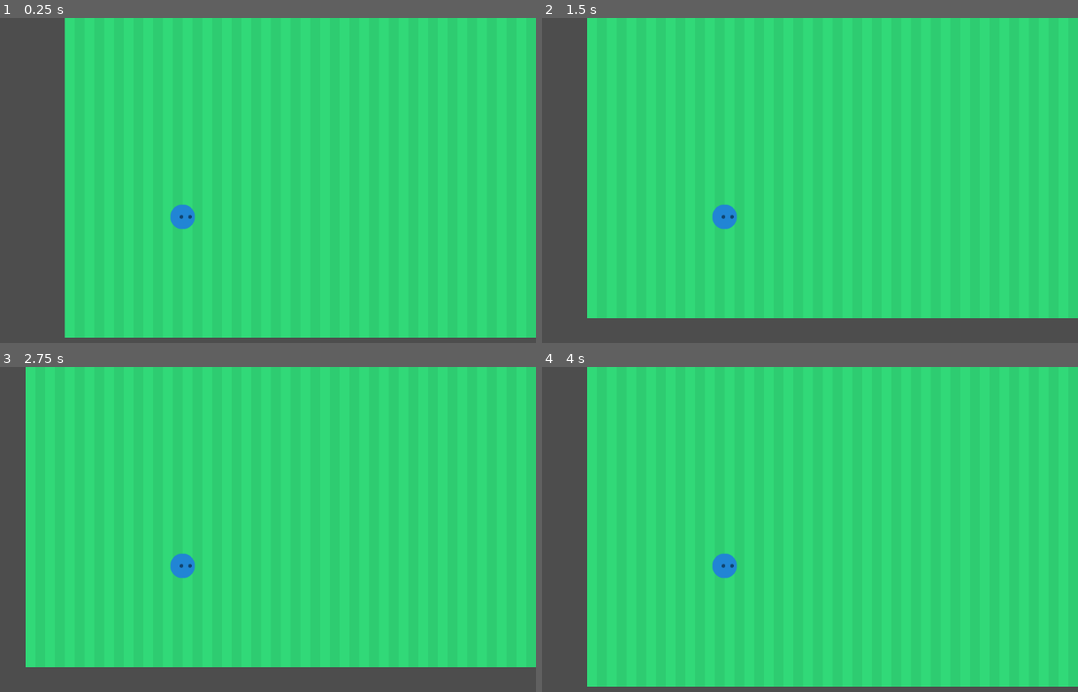
Above: before the commit, frames 1-4 (two rows, left to right).
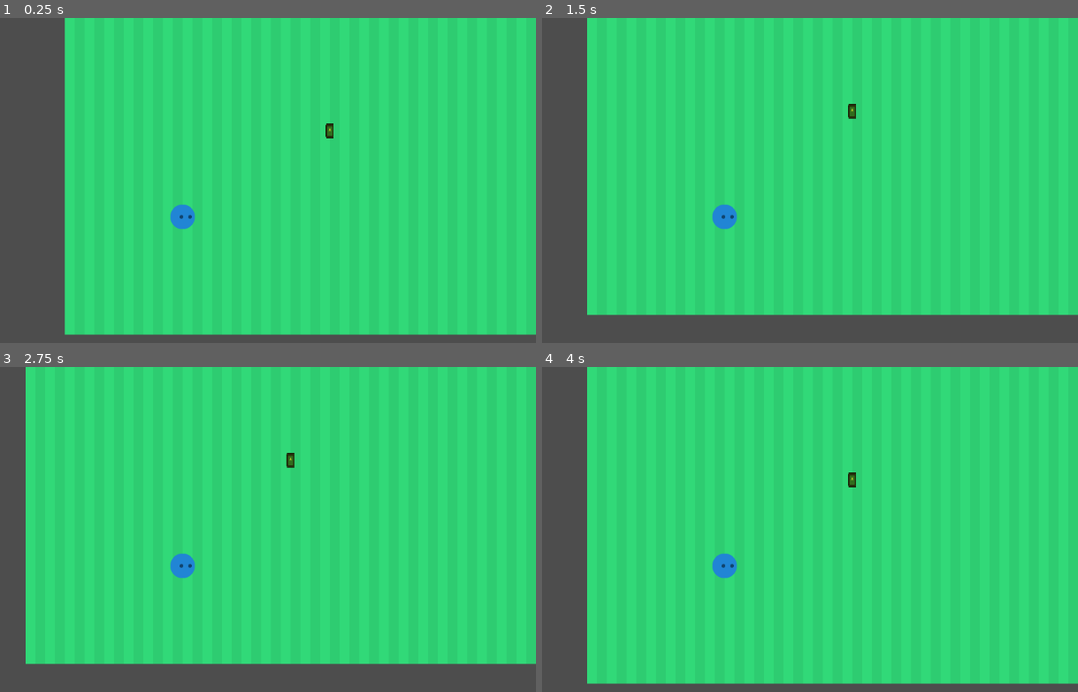
Above: after the commit, the same moments.

Repository: EwickVon-1/Masks
Game: Godot game, scene res://Nodes/Masks.tscn
Same seed, same stepped clock (60 frames per second), same inputs: the game is played once before the commit and once after it. The engine's default icon, where the game draws it, is replaced by a stand-in: a white triangle on a blue panel in a dark square.
Inputs:
- Up to frame 1 (0.25 s): no input
- Up to frame 2 (1.5 s): tap Enter at 0.5 s; hold Right (ui_right) 0.53-1.28 s; tap Space at 1.25 s; hold Down (ui_down) from 1.28 s (still down)
- Up to frame 3 (2.75 s): tap Enter at 2 s; release Down (ui_down) at 2.03 s; hold Right (ui_right) from 2.03 s (still down)
- Up to frame 4 (4 s): tap Space at 2.75 s; release Right (ui_right) at 2.78 s; hold Up (ui_up) 2.78-3.53 s; tap Enter at 3.5 s; hold Left (ui_left) from 3.53 s (still down)

The runs differ from the first frame. In frame 1, 1.0% of the frame differs, in the area x 12-100%, y 32-99%; in frame 2, 1.1%; in frame 3, 1.1%, in the area x 4-100%, y 26-93%; in frame 4, 1.1%.

Commit message:
Door & Key

Diff:
--- a/Nodes/Masks.tscn
+++ b/Nodes/Masks.tscn
@@ -1,9 +1,11 @@
-[gd_scene load_steps=7 format=4 uid="uid://c2vsuk8eqga4"]
+[gd_scene load_steps=9 format=4 uid="uid://c2vsuk8eqga4"]
 
 [ext_resource type="PackedScene" uid="uid://ddeqnyksgfxxk" path="res://Nodes/GridManager.tscn" id="1_c3vev"]
 [ext_resource type="Script" uid="uid://btbhq0gmhlc0l" path="res://Scripts/LevelRoot.gd" id="1_mu5sr"]
 [ext_resource type="Texture2D" uid="uid://run5wmjqjyvq" path="res://Assets/kenney_sports-pack/Tilesheet/groundGrass_mown.png" id="2_mu5sr"]
 [ext_resource type="PackedScene" uid="uid://baemephc655cr" path="res://Nodes/Player.tscn" id="3_lw7f6"]
+[ext_resource type="PackedScene" uid="uid://h5cp564l8hk4" path="res://key.tscn" id="5_0mos2"]
+[ext_resource type="PackedScene" uid="uid://bpv8raibrswmv" path="res://simple_Scenes/node_2d.tscn" id="6_667tg"]
 
 [sub_resource type="TileSetAtlasSource" id="TileSetAtlasSource_dkync"]
 texture = ExtResource("2_mu5sr")
@@ -851,8 +853,15 @@
 [node name="GridManager" parent="." instance=ExtResource("1_c3vev")]
 
 [node name="TileMapLayer" type="TileMapLayer" parent="."]
-position = Vector2(0, 5)
 tile_map_data = PackedByteArray("AAD6//L/AAAFABoAAAD6//P/AAAFABoAAAD6//T/AAAFABoAAAD6//X/AAAFABoAAAD6//b/AAAFABoAAAD6// …(10800 unchanged characters)…
 tile_set = SubResource("TileSet_sahq2")
 
 [node name="Player" parent="." instance=ExtResource("3_lw7f6")]
+
+[node name="key" parent="." instance=ExtResource("5_0mos2")]
+position = Vector2(240, -136)
+collision_layer = 2
+collision_mask = 2
+
+[node name="Chest" parent="." instance=ExtResource("6_667tg")]
+position = Vector2(864, -144)
--- a/Scripts/LevelRoot.gd
+++ b/Scripts/LevelRoot.gd
@@ -5,6 +5,7 @@
 
 # Called when the node enters the scene tree for the first time.
 func _ready() -> void:
+	$key.key_has_been_taken.connect($Chest.key_has_been_taken)
 	turn_cycle()
 
 
--- a/Scripts/PlayerController.gd
+++ b/Scripts/PlayerController.gd
@@ -33,7 +33,6 @@
 	if dir != Vector2i.ZERO:
 		try_move(dir)
 
-
 func try_move(dir: Vector2i):
 	var target_pos = CurrPos + dir
 
--- /dev/null
+++ b/key.gd
@@ -0,0 +1,26 @@
+extends StaticBody2D
+
+var key_taken = false
+var in_chest_zone = false
+
+var chest = load("res://simple_Scenes/Chest.gd")
+
+signal key_has_been_taken
+
+# Called when the node enters the scene tree for the first time.
+func _ready() -> void:
+	pass # Replace with function body.
+
+func _on_area_2d_body_entered(body: PhysicsBody2D) -> void:
+	if (key_taken == false):
+			key_taken = true
+			key_has_been_taken.emit()
+			$Sprite2D.queue_free()
+
+
+
+func _process(delta):
+	if key_taken:
+		if in_chest_zone:
+			emit_signal("chest_oppened")
+			print("chest is opened")
--- /dev/null
+++ b/key.tscn
@@ -0,0 +1,35 @@
+[gd_scene load_steps=5 format=3 uid="uid://h5cp564l8hk4"]
+
+[ext_resource type="Script" uid="uid://k7oxwp8xo3e8" path="res://key.gd" id="1_p0yg6"]
+[ext_resource type="Texture2D" uid="uid://gxm8supb7vph" path="res://icon.svg" id="2_krfvd"]
+
+[sub_resource type="RectangleShape2D" id="RectangleShape2D_p0yg6"]
+size = Vector2(0, 20)
+
+[sub_resource type="RectangleShape2D" id="RectangleShape2D_d8y70"]
+size = Vector2(13, 24)
+
+[node name="key" type="StaticBody2D"]
+script = ExtResource("1_p0yg6")
+
+[node name="Sprite2D" type="Sprite2D" parent="."]
+modulate = Color(0.694118, 0.776471, 0.152941, 1)
+position = Vector2(-2.84217e-14, -4)
+scale = Vector2(0.101562, 0.1875)
+texture = ExtResource("2_krfvd")
+
+[node name="CollisionShape2D" type="CollisionShape2D" parent="."]
+position = Vector2(-4.76837e-07, 8.47033e-21)
+scale = Vector2(1, 1)
+shape = SubResource("RectangleShape2D_p0yg6")
+
+[node name="Area2D" type="Area2D" parent="."]
+position = Vector2(-8.52651e-14, 3.38813e-21)
+scale = Vector2(1, 1)
+
+[node name="CollisionShape2D2" type="CollisionShape2D" parent="Area2D"]
+position = Vector2(8.52652e-14, -4)
+scale = Vector2(1, 1)
+shape = SubResource("RectangleShape2D_d8y70")
+
+[connection signal="body_entered" from="Area2D" to="." method="_on_area_2d_body_entered"]
--- a/project.godot
+++ b/project.godot
@@ -12,5 +12,5 @@
 
 config/name="Masks"
 run/main_scene="uid://c2vsuk8eqga4"
-config/features=PackedStringArray("4.5", "Forward Plus")
+config/features=PackedStringArray("4.4", "Forward Plus")
 config/icon="res://icon.svg"
--- /dev/null
+++ b/simple_Scenes/Chest.gd
@@ -0,0 +1,19 @@
+extends StaticBody2D
+var DA_key_aqquired = false
+
+# Called when the node enters the scene tree for the first time.
+func _ready() -> void:
+	pass # Replace with function body.
+
+
+# Called every frame. 'delta' is the elapsed time since the previous frame.
+func _process(delta: float) -> void:
+	pass
+
+func key_has_been_taken():
+	print("Got signal")
+	DA_key_aqquired = true
+
+func _on_area_2d_body_shape_entered(body_rid: RID, body: Node2D, body_shape_index: int, local_shape_index: int) -> void:
+	if DA_key_aqquired:
+		print("Next Level") #emmit next level
--- a/enemy_01.tscn
+++ b/simple_Scenes/enemy_01.tscn
@@ -1,7 +1,7 @@
 [gd_scene load_steps=5 format=3 uid="uid://da4wjqh02ykfc"]
 
-[ext_resource type="Script" uid="uid://bab6ttfempwdc" path="res://node_2d.gd" id="1_hdsgg"]
-[ext_resource type="Texture2D" uid="uid://gxm8supb7vph" path="res://icon.svg" id="2_t7m7e"]
+[ext_resource type="Script" uid="uid://bab6ttfempwdc" path="res://simple_Scenes/node_2d.gd" id="1_qisf4"]
+[ext_resource type="Texture2D" uid="uid://gxm8supb7vph" path="res://icon.svg" id="2_ojkfv"]
 
 [sub_resource type="CircleShape2D" id="CircleShape2D_ayrpq"]
 radius = 13.0
@@ -10,11 +10,11 @@
 radius = 104.0
 
 [node name="Enemy_01" type="CharacterBody2D"]
-script = ExtResource("1_hdsgg")
+script = ExtResource("1_qisf4")
 
 [node name="AnimatedSprite2D" type="Sprite2D" parent="."]
 scale = Vector2(0.25, 0.25)
-texture = ExtResource("2_t7m7e")
+texture = ExtResource("2_ojkfv")
 
 [node name="CollisionShape2D" type="CollisionShape2D" parent="."]
 shape = SubResource("CircleShape2D_ayrpq")
--- /dev/null
+++ b/simple_Scenes/node_2d.tscn
@@ -0,0 +1,27 @@
+[gd_scene load_steps=5 format=3 uid="uid://bpv8raibrswmv"]
+
+[ext_resource type="Script" uid="uid://cntio2bwx5qmy" path="res://simple_Scenes/Chest.gd" id="1_6ttqt"]
+[ext_resource type="Texture2D" uid="uid://bdu3egg7412mu" path="res://Assets/Sprites_01/PNG/Tiles/Yellow tiles/tileYellow_03.png" id="1_7ymxg"]
+
+[sub_resource type="RectangleShape2D" id="RectangleShape2D_7ymxg"]
+
+[sub_resource type="RectangleShape2D" id="RectangleShape2D_0e48y"]
+size = Vector2(64, 48)
+
+[node name="Chest" type="StaticBody2D"]
+script = ExtResource("1_6ttqt")
+
+[node name="CollisionShape2D" type="CollisionShape2D" parent="."]
+shape = SubResource("RectangleShape2D_7ymxg")
+
+[node name="Locked" type="Sprite2D" parent="."]
+texture = ExtResource("1_7ymxg")
+
+[node name="Unlocked" type="Sprite2D" parent="."]
+
+[node name="Area2D" type="Area2D" parent="."]
+
+[node name="CollisionShape2D" type="CollisionShape2D" parent="Area2D"]
+shape = SubResource("RectangleShape2D_0e48y")
+
+[connection signal="body_shape_entered" from="Area2D" to="." method="_on_area_2d_body_shape_entered"]
--- a/player.tscn
+++ b/simple_Scenes/player.tscn
@@ -1,6 +1,6 @@
 [gd_scene load_steps=4 format=3 uid="uid://cfusf6o73axmy"]
 
-[ext_resource type="Script" uid="uid://fvw4ku48uqy2" path="res://player.gd" id="1_onrkg"]
+[ext_resource type="Script" uid="uid://fvw4ku48uqy2" path="res://simple_Scenes/player.gd" id="1_onrkg"]
 [ext_resource type="Texture2D" path="res://Sprites_01/PNG/Players/Player Blue/playerBlue_roll.png" id="2_i3pqv"]
 
 [sub_resource type="CircleShape2D" id="CircleShape2D_hqtel"]
Not shown, added: key.gd.uid
Not shown, added: simple_Scenes/Chest.gd.uid
Renamed: node_2d.gd -> simple_Scenes/node_2d.gd
Renamed: node_2d.gd.uid -> simple_Scenes/node_2d.gd.uid
Renamed: player.gd -> simple_Scenes/player.gd
Renamed: player.gd.uid -> simple_Scenes/player.gd.uid
